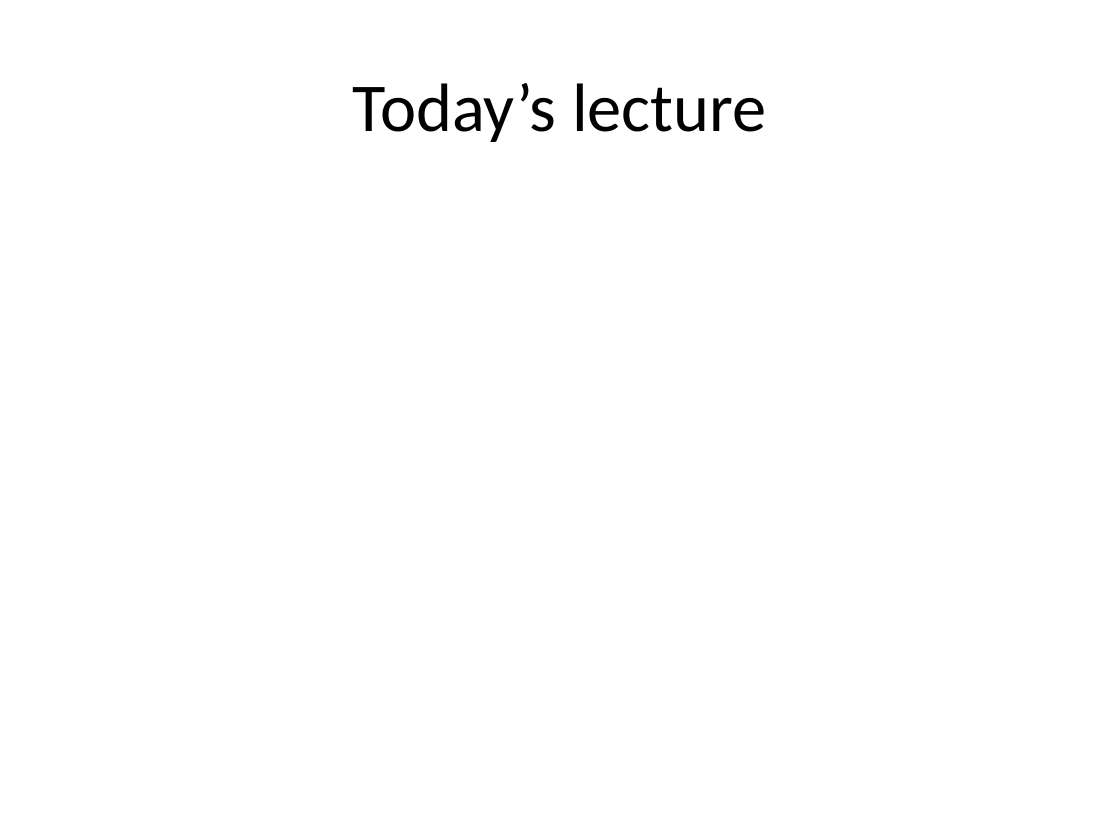
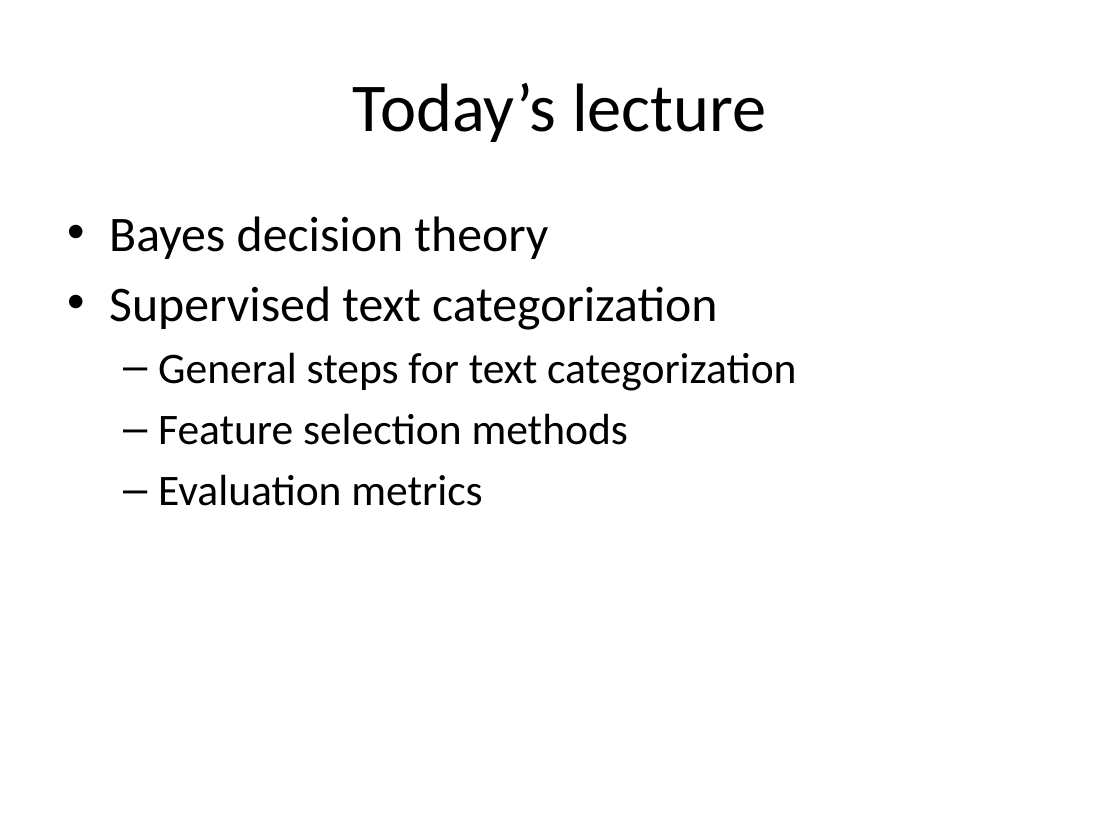
Before and after one commit to wang296/CS6501-Text-Mining, a slide deck: slide 2 of docs/Text Categorization.pptx. Drawn at 1120x840 pixels with LibreOffice and Linux fonts; fonts in the diff are those of the drawing. Boxes give left, top, right and bottom in pixels: in the first picture for what was removed or moved away, otherwise in the second. Text is boxed around its words. In the diff, an @@ line names an element or a change of style, - is before the commit and + after.

```diff
--- a/docs/Text Categorization.pptx
+++ b/docs/Text Categorization.pptx
@@ text added at box(109, 216, 796, 506), 28 pt, text #000000 @@
+• Bayes decision theory
+• Supervised text categorization
+  – General steps for text categorization
+  – Feature selection methods
+  – Evaluation metrics
```
Also in this commit, not shown: 8 other slides changed, 38 slides added, 5 other files.
